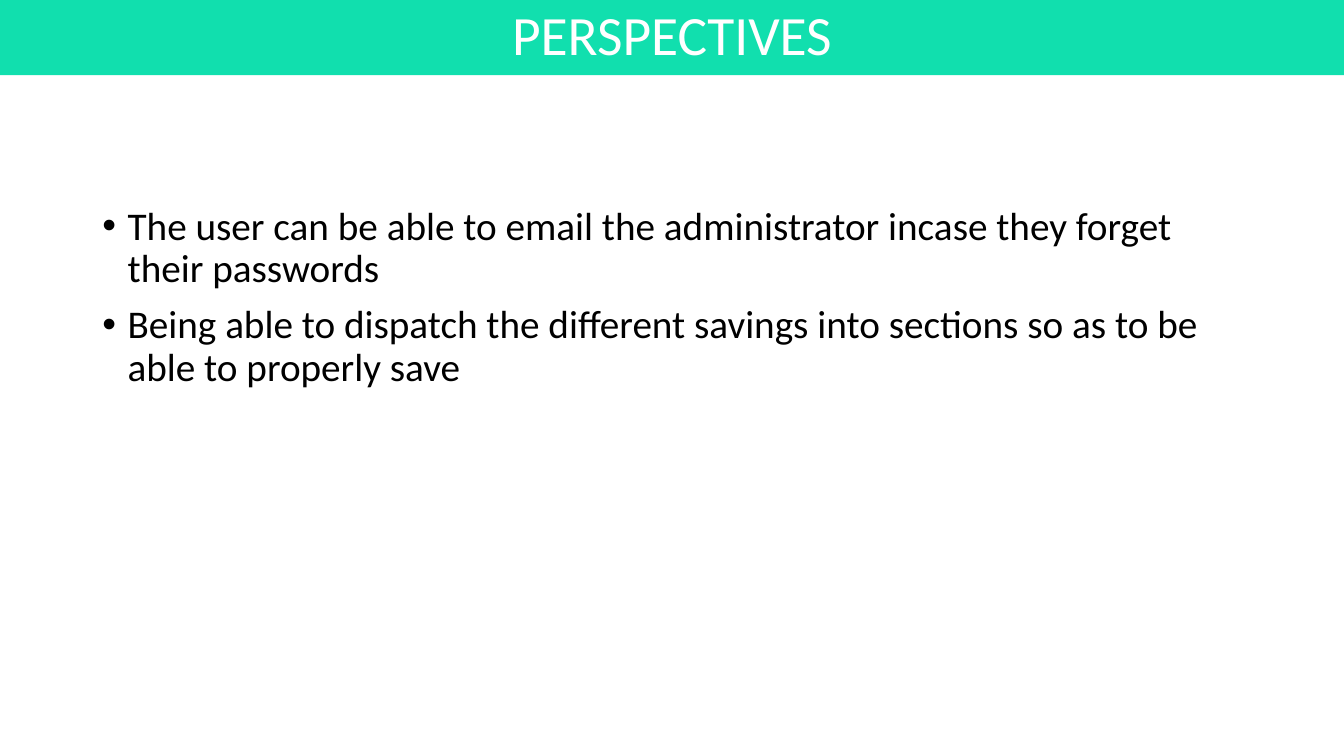
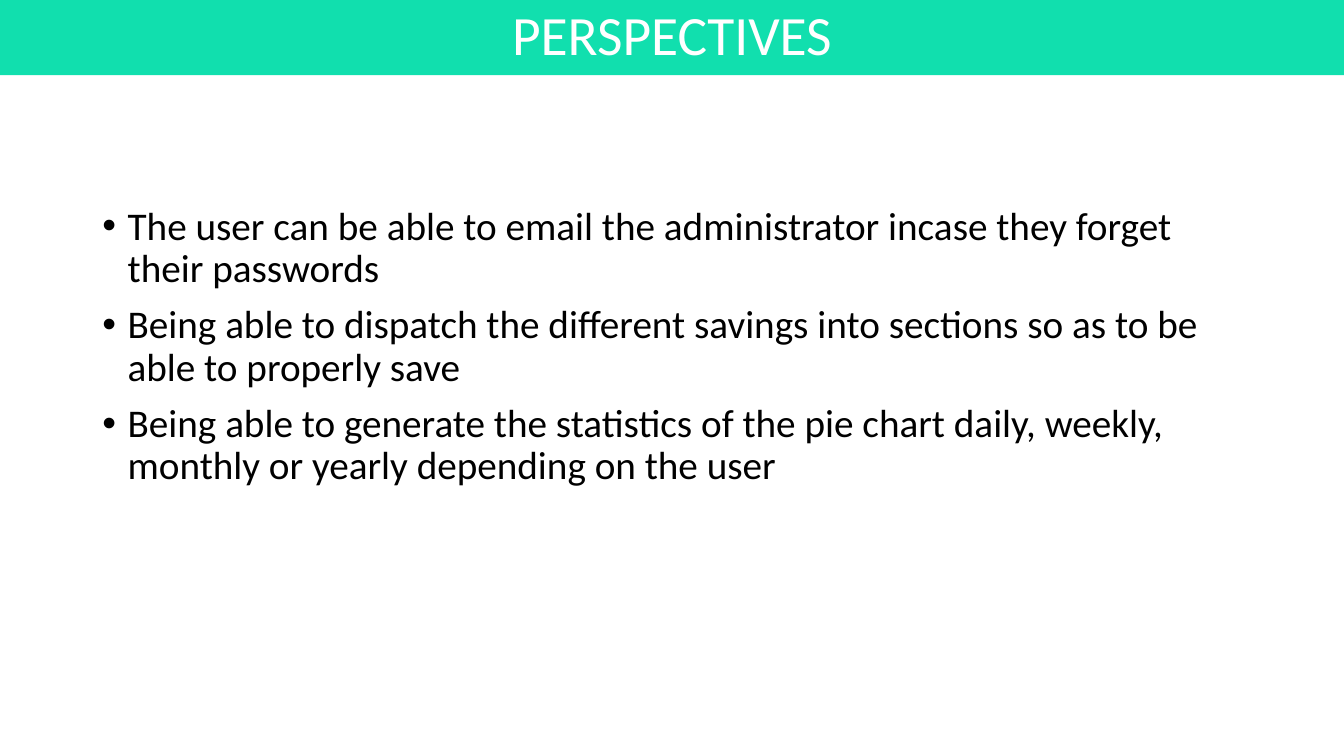
Before and after one commit to kanzuesther/level-2-report-and-diagrams, a slide deck: slide 15 of Presentation1.pptx (slide 18 before the commit). Drawn at 1344x756 pixels with LibreOffice and Linux fonts; fonts in the diff are those of the drawing. Boxes give left, top, right and bottom in pixels: in the first picture for what was removed or moved away, otherwise in the second. Text is boxed around its words. In the diff, an @@ line names an element or a change of style, - is before the commit and + after.

```diff
--- a/Presentation1.pptx
+++ b/Presentation1.pptx
@@ text at box(128, 409, 1163, 486): paragraph added @@
+• Being able to generate the statistics of the pie chart daily, weekly, monthly or yearly depending on the user
```
Also in this commit, not shown: 4 other slides changed, 1 slide added, 4 slides removed, 1 other file.
